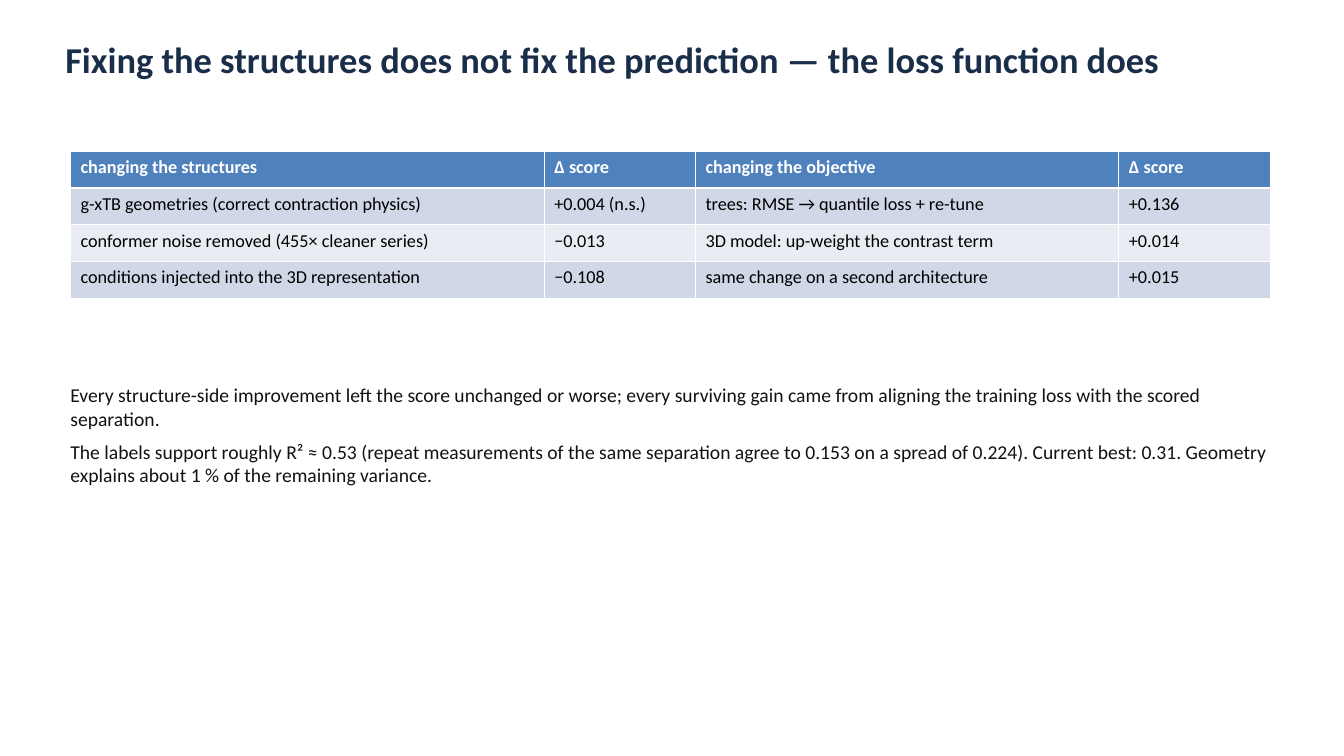
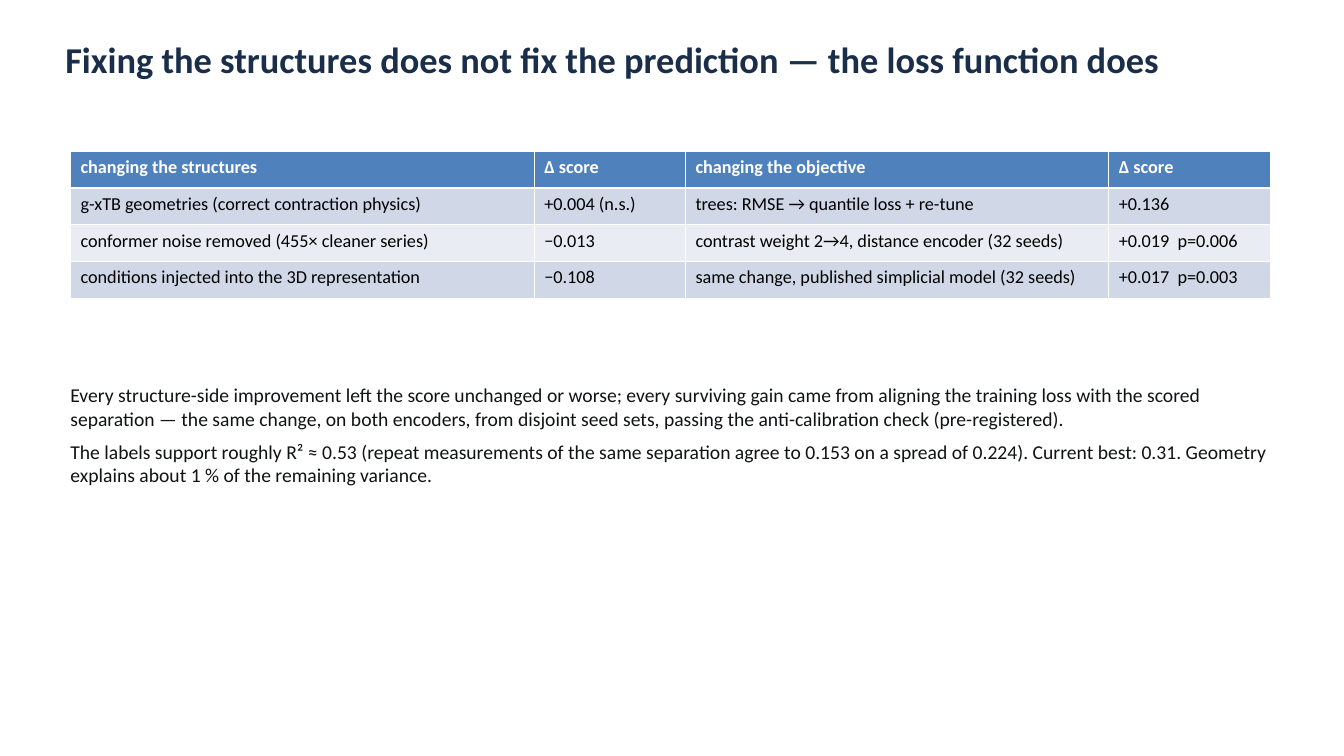
Before and after one commit to mironovb/lanthanidestrain, a slide deck: slide 12 of docs/vogiatzis_condensed_2026-08.pptx (slide 11 before the commit). Drawn at 1344x756 pixels with LibreOffice and Linux fonts; fonts in the diff are those of the drawing. Boxes give left, top, right and bottom in pixels: in the first picture for what was removed or moved away, otherwise in the second. Text is boxed around its words. In the diff, an @@ line names an element or a change of style, - is before the commit and + after.

```diff
--- a/docs/vogiatzis_condensed_2026-08.pptx
+++ b/docs/vogiatzis_condensed_2026-08.pptx
@@ table at (71, 151, 1270, 298) @@
-row 3, column 3: 3D model: up-weight the contrast term
+row 3, column 3: contrast weight 2→4, distance encoder (32 seeds)
-row 3, column 4: +0.014
+row 3, column 4: +0.019 p=0.006
-row 4, column 3: same change on a second architecture
+row 4, column 3: same change, published simplicial model (32 seeds)
-row 4, column 4: +0.015
+row 4, column 4: +0.017 p=0.003
@@ text at (70, 388, 1200, 430): text changed @@
-Every structure-side improvement left the score unchanged or worse; every surviving gain came from aligning the training loss with the scored separation.
+Every structure-side improvement left the score unchanged or worse; every surviving gain came from aligning the training loss with the scored separation — the same change, on both encoders, from disjoint seed sets, passing the anti-calibration check (pre-registered).
```
Also in this commit, not shown: 9 other slides changed, 1 slide added.
